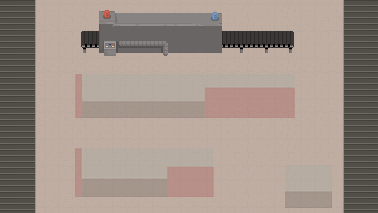
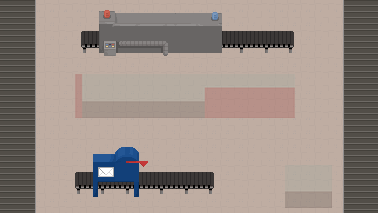
Comparing the layer stacks of the two 378×213 images. Changes:
added layer "Layer 9" above "Layer 8" over (x1=126, y1=161, x2=148, y2=167)
added layer "Layer 8" above "Layer 5 copy" over (x1=98, y1=167, x2=114, y2=177)
added layer "Layer 5 copy" above "Layer 7 copy 14" over (x1=93, y1=147, x2=139, y2=197)
added layer "Layer 7 copy 14" above "Layer 7 copy 13" over (x1=75, y1=172, x2=132, y2=194)
added layer "Layer 7 copy 13" above "Layer 5" over (x1=75, y1=172, x2=214, y2=194)
painted on "Layer 2" over (x1=75, y1=148, x2=214, y2=197)
